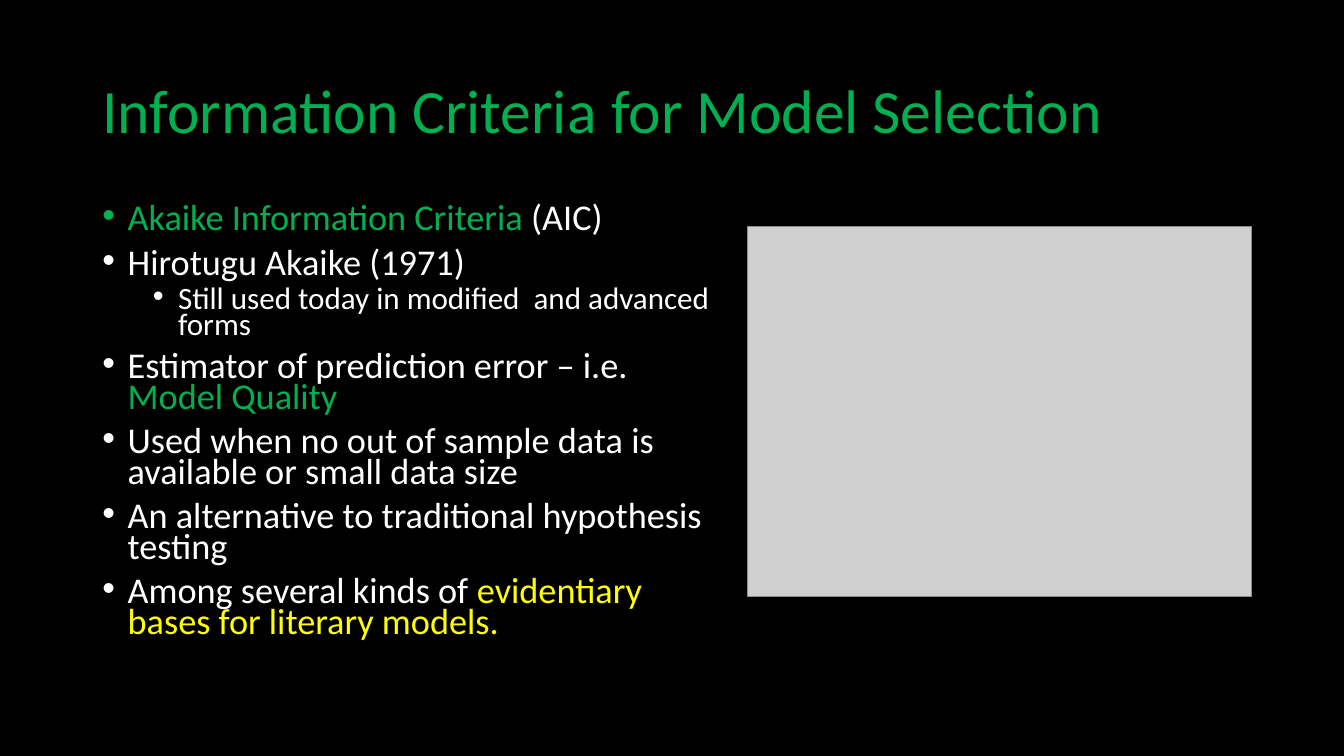
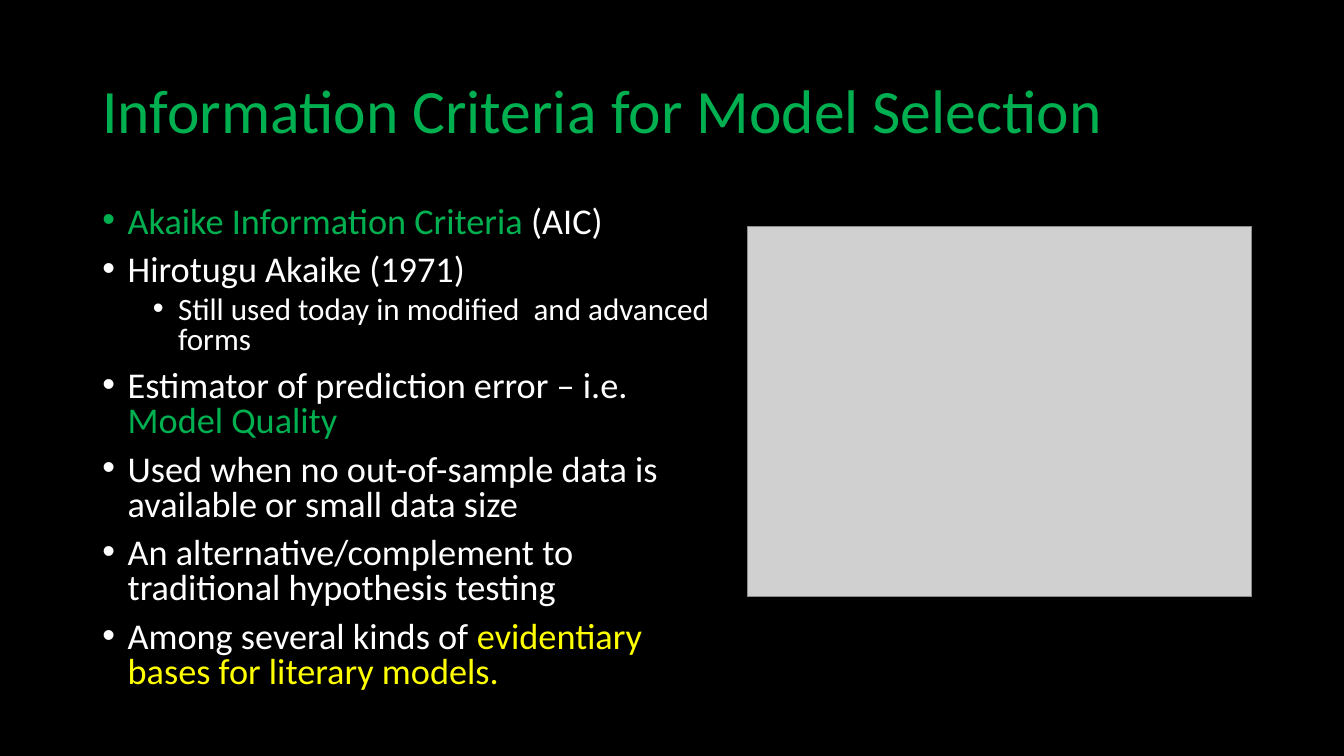
Before and after one commit to jarmoza/twain_autobio_modelquality, a slide deck: slide 3 of nyudh_summerfellowship_jonathan_armoza.pptx. Drawn at 1344x756 pixels with LibreOffice and Linux fonts; fonts in the diff are those of the drawing; grey boxes stand for pictures. Boxes give left, top, right and bottom in pixels: in the first picture for what was removed or moved away, otherwise in the second. Text is boxed around its words. In the diff, an @@ line names an element or a change of style, - is before the commit and + after.

Commit message:
NYU DH Showcase presentation - final commit

```diff
--- a/nyudh_summerfellowship_jonathan_armoza.pptx
+++ b/nyudh_summerfellowship_jonathan_armoza.pptx
@@ text at <box>128,207,709,690</box>: line spacing 0.7 to 0.8 @@
@@ text at <box>128,456,657,607</box>: text changed @@
-• Used when no out of sample data is available or small data size
-• An alternative to traditional hypothesis testing
+• Used when no out-of-sample data is available or small data size
+• An alternative/complement to traditional hypothesis testing
```
